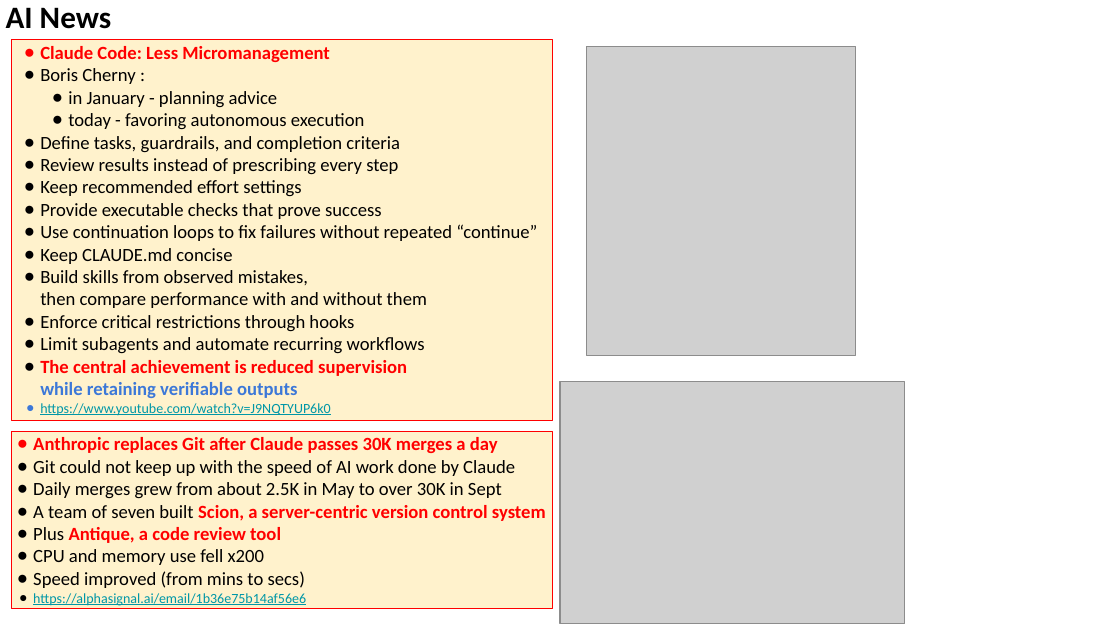
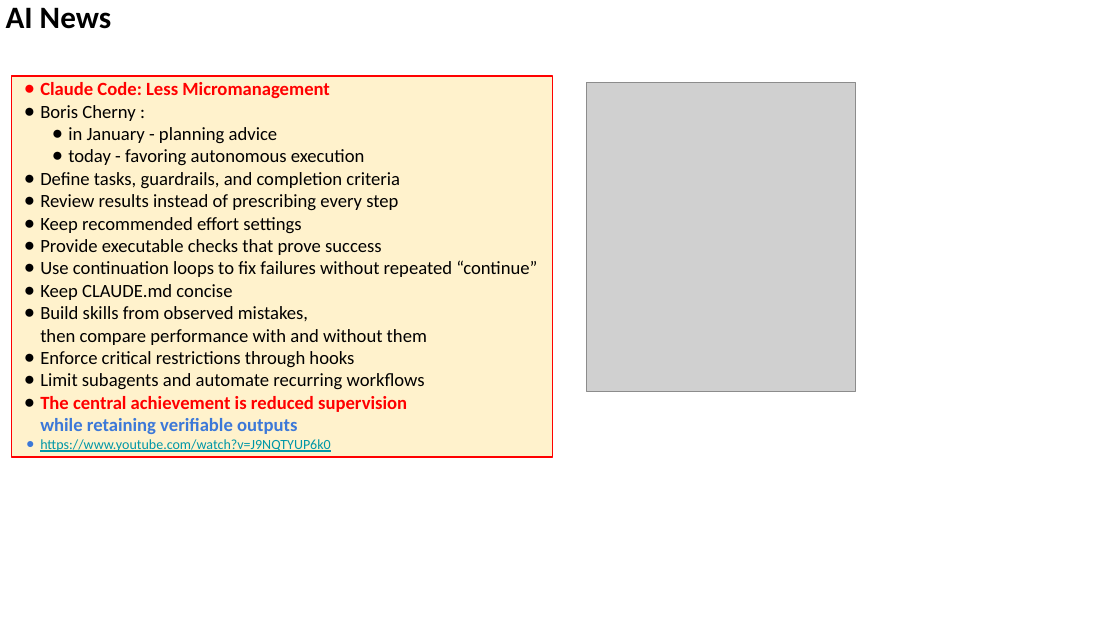
Before and after one commit to lselector/seminar, a slide deck: slide 8 of 2026/2026-10-16-AI-News.pptx (slide 6 before the commit). Drawn at 1120x630 pixels with LibreOffice and Linux fonts; fonts in the diff are those of the drawing; grey boxes stand for pictures. Boxes give left, top, right and bottom in pixels: in the first picture for what was removed or moved away, otherwise in the second. Text is boxed around its words. In the diff, an @@ line names an element or a change of style, - is before the commit and + after.

```diff
--- a/2026/2026-10-16-AI-News.pptx
+++ b/2026/2026-10-16-AI-News.pptx
@@ rectangle "Claude Code: Less Micromanagement": place and size @@
-rectangle "Claude Code: Less Micromanagement" at [11, 39, 552, 420]
+rectangle "Claude Code: Less Micromanagement" at [11, 76, 552, 457]
@@ picture: place and size @@
-picture at [587, 46, 857, 355]
+picture at [587, 83, 857, 392]
@@ picture removed at [560, 382, 905, 624] @@
@@ rectangle removed at [11, 431, 552, 609] @@
-● Anthropic replaces Git after Claude passes 30K merges a day
-● Git could not keep up with the speed of AI work done by Claude
-● Daily merges grew from about 2.5K in May to over 30K in Sept
-● A team of seven built Scion, a server-centric version control system
-● Plus Antique, a code review tool
-● CPU and memory use fell x200
-● Speed improved (from mins to secs)
-● https://alphasignal.ai/email/1b36e75b14af56e6
```
Also in this commit, not shown: 12 other slides changed, 5 slides added.
